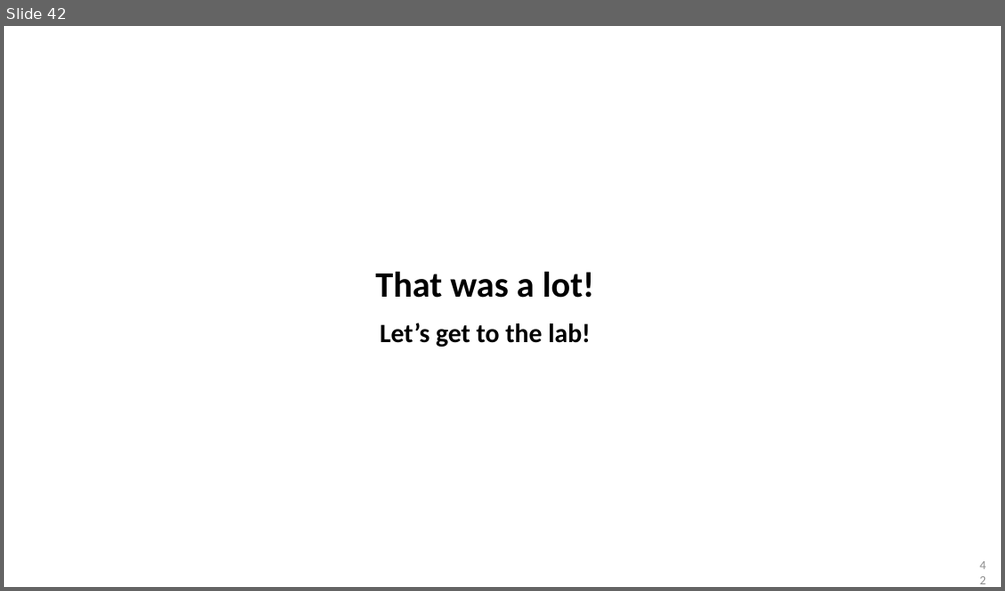
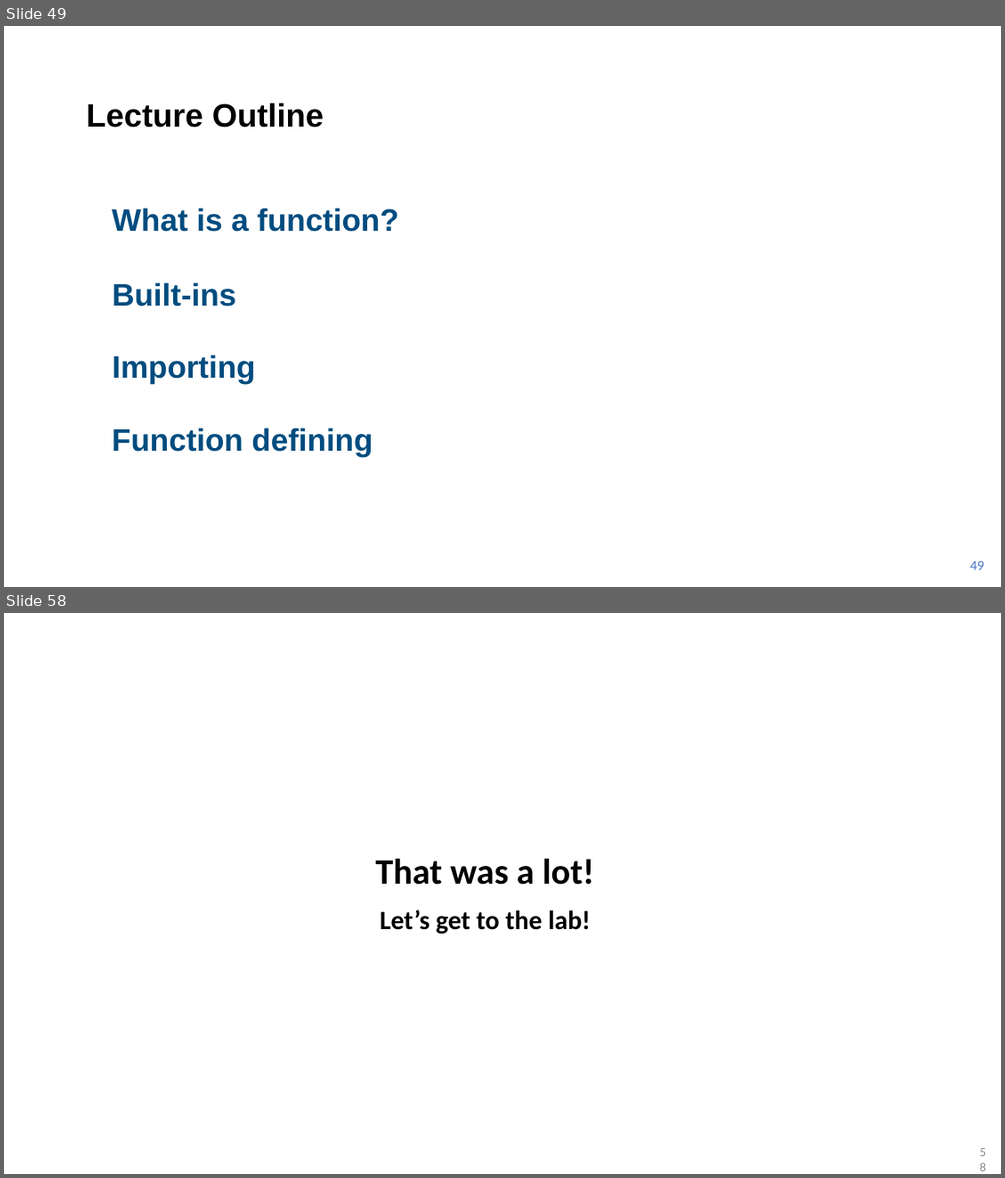
Before and after one commit to AIFS-AI-Bridge/aifs-ai-bridge.github.io, a slide deck: lectures/AIBridge Lecture 2.pptx. Shown one above the other, each under a label of ours: slide 42 before the commit, slides 49 and 58 after it; the slides between them are not shown. The pictures are 1005x591 and 1005x1178 pixels, drawn with LibreOffice and Linux fonts; fonts in the diff are those of the drawing. Boxes give left, top, right and bottom in pixels: in the first picture for what was removed or moved away, otherwise in the second. Text is boxed around its words. In the diff, an @@ line names an element or a change of style, - is before the commit and + after.

```diff
--- a/lectures/AIBridge Lecture 2.pptx
+++ b/lectures/AIBridge Lecture 2.pptx
@@ slide 49 added at [4,26,1001,587], background #FFFFFF @@
@@ title added at [86,103,324,127], 62.4 pt, text #000000, bold @@
+Lecture Outline
@@ text added at [112,208,398,232], 60 pt, text #004C7F, bold @@
+What is a function?
@@ text added at [112,282,236,306], 60 pt, text #004C7F, bold @@
+Built-ins
@@ text added at [112,354,255,384], 60 pt, text #004C7F, bold @@
+Importing
@@ text added at [112,427,372,457], 60 pt, text #004C7F, bold @@
+Function defining
@@ page number added at [970,561,984,570], 24 pt, text #4472C4 @@
+49
@@ what was slide 42 is now slide 58 @@
@@ page number at [975,1151,989,1167]: text changed @@
-42
+58
```
Also in this commit, not shown: 9 slides changed, 17 other slides added, 2 slides removed, 34 other files.
